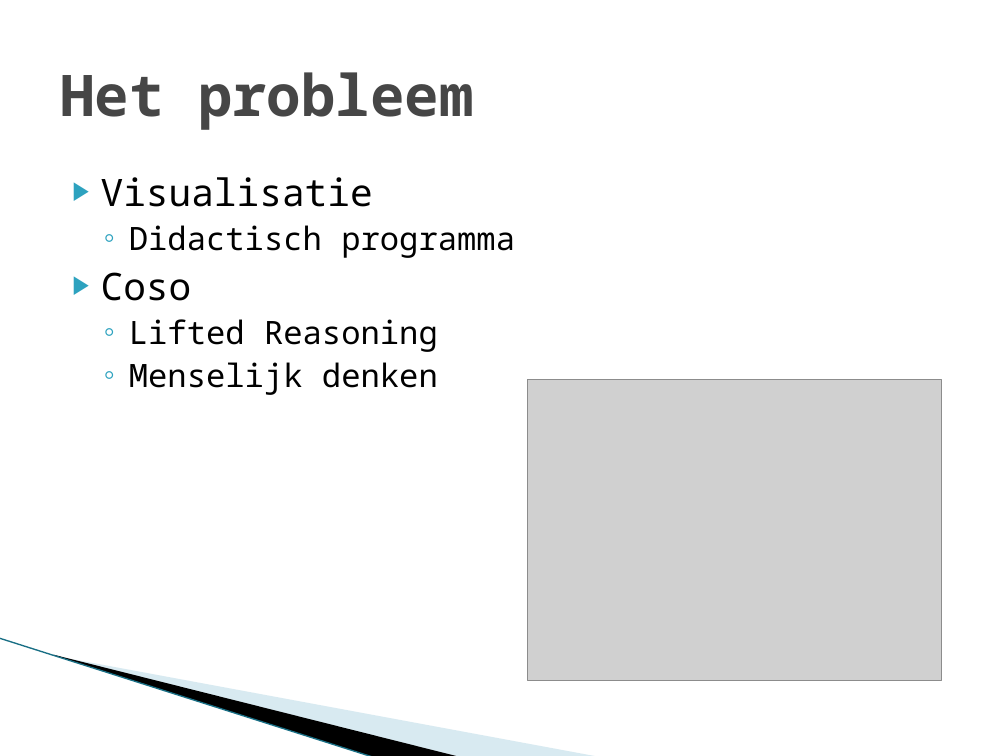
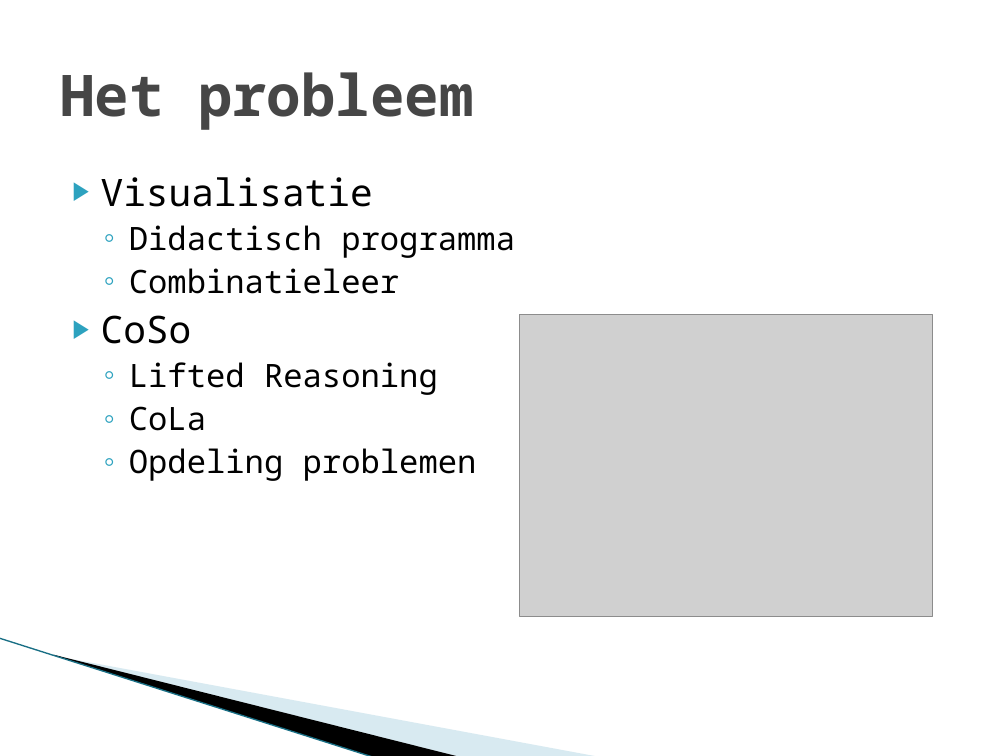
Before and after one commit to Mickaly13X/wv_project, a slide deck: slide 2 of Presentation II/Presentation.pptx. Drawn at 1008x756 pixels with LibreOffice and Linux fonts; fonts in the diff are those of the drawing; grey boxes stand for pictures; background and template pictures are left out. Boxes give left, top, right and bottom in pixels: in the first picture for what was removed or moved away, otherwise in the second. Text is boxed around its words. In the diff, an @@ line names an element or a change of style, - is before the commit and + after.

```diff
--- a/Presentation II/Presentation.pptx
+++ b/Presentation II/Presentation.pptx
@@ text at (101, 268, 399, 344): text changed; size 27 to 23 pt @@
-▶ Coso
+  ◦ Combinatieleer
+▶ CoSo
@@ picture: place and size @@
-picture at (528, 379, 941, 680)
+picture at (519, 314, 932, 616)
@@ text at (129, 406, 477, 481): text changed @@
-  ◦ Menselijk denken
+  ◦ CoLa
+  ◦ Opdeling problemen
```
Also in this commit, not shown: 2 other slides changed, 1 other file.
